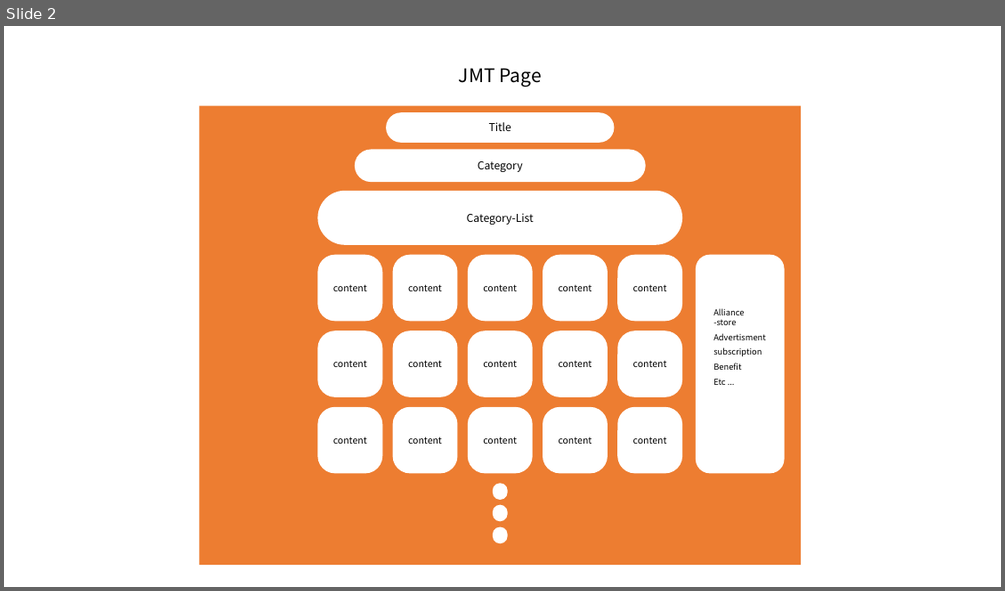
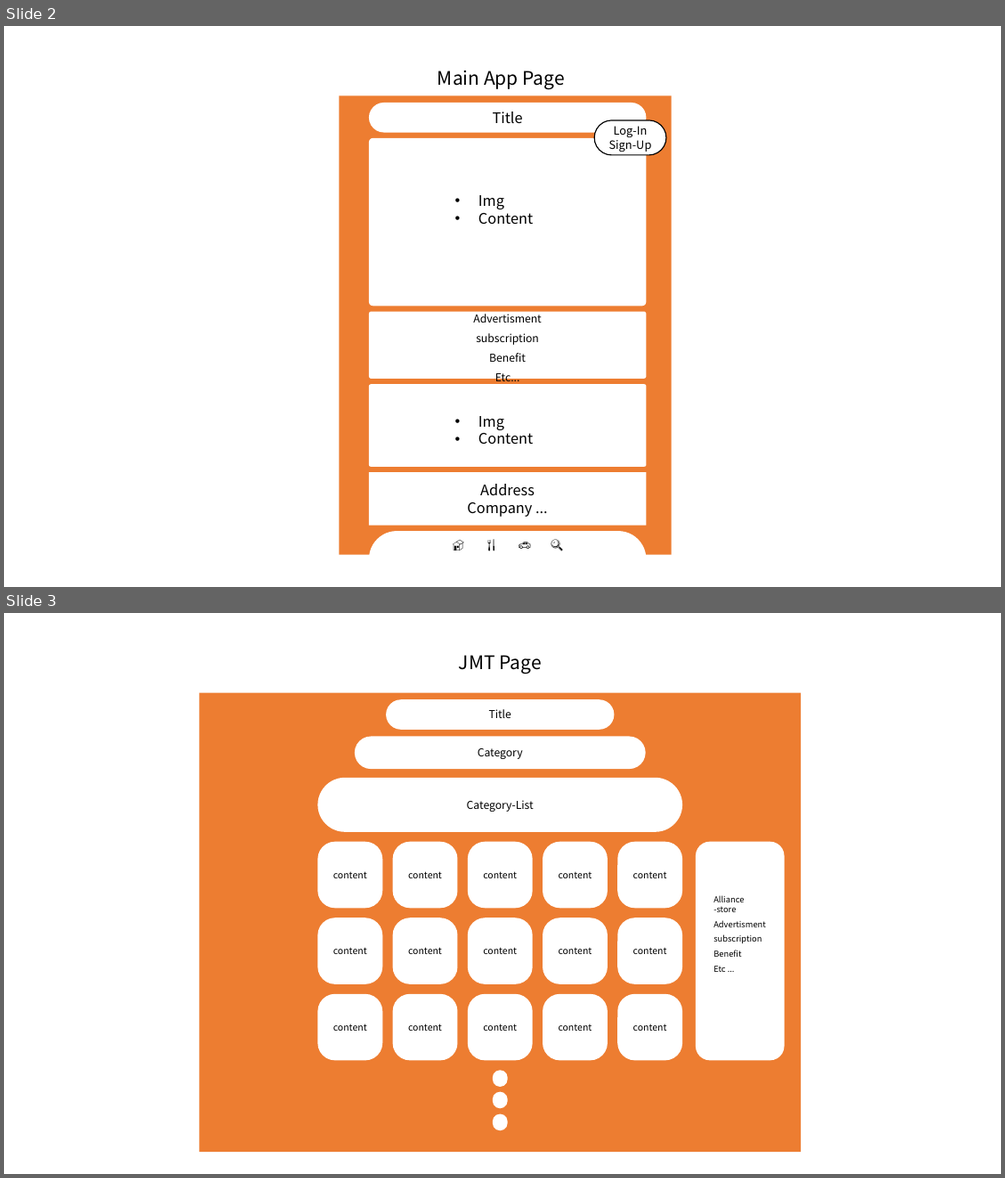
Before and after one commit to seasukmin/DateTeam, a slide deck: 박근모 - 메인/레이아웃.pptx. Shown one above the other, each under a label of ours: slide 2 before the commit, slides 2 and 3 after it. The pictures are 1005x591 and 1005x1178 pixels, drawn with LibreOffice and Linux fonts; fonts in the diff are those of the drawing. Boxes give left, top, right and bottom in pixels: in the first picture for what was removed or moved away, otherwise in the second. Text is boxed around its words. In the diff, an @@ line names an element or a change of style, - is before the commit and + after.

```diff
--- a/박근모 - 메인/레이아웃.pptx
+++ b/박근모 - 메인/레이아웃.pptx
@@ slide 2 added at (x1=4, y1=26, x2=1001, y2=587), background #FFFFFF @@
@@ text added at (x1=437, y1=70, x2=565, y2=89), 18 pt, text #000000 @@
+Main App Page
@@ group added at (x1=339, y1=95, x2=671, y2=587): 7 rounded rectangles, 2 texts, 1 rectangle @@
+Advertisment
+subscription
+Benefit
+Etc...
+🏠 🍴 🚗 🔍
+Title
+Address
+Company ...
+• Img
+• Content
+• Img
+• Content
+Log-In
+Sign-Up
@@ what was slide 2 is now slide 3 @@
```
Also in this commit, not shown: 1 slide changed, 2 other files.
